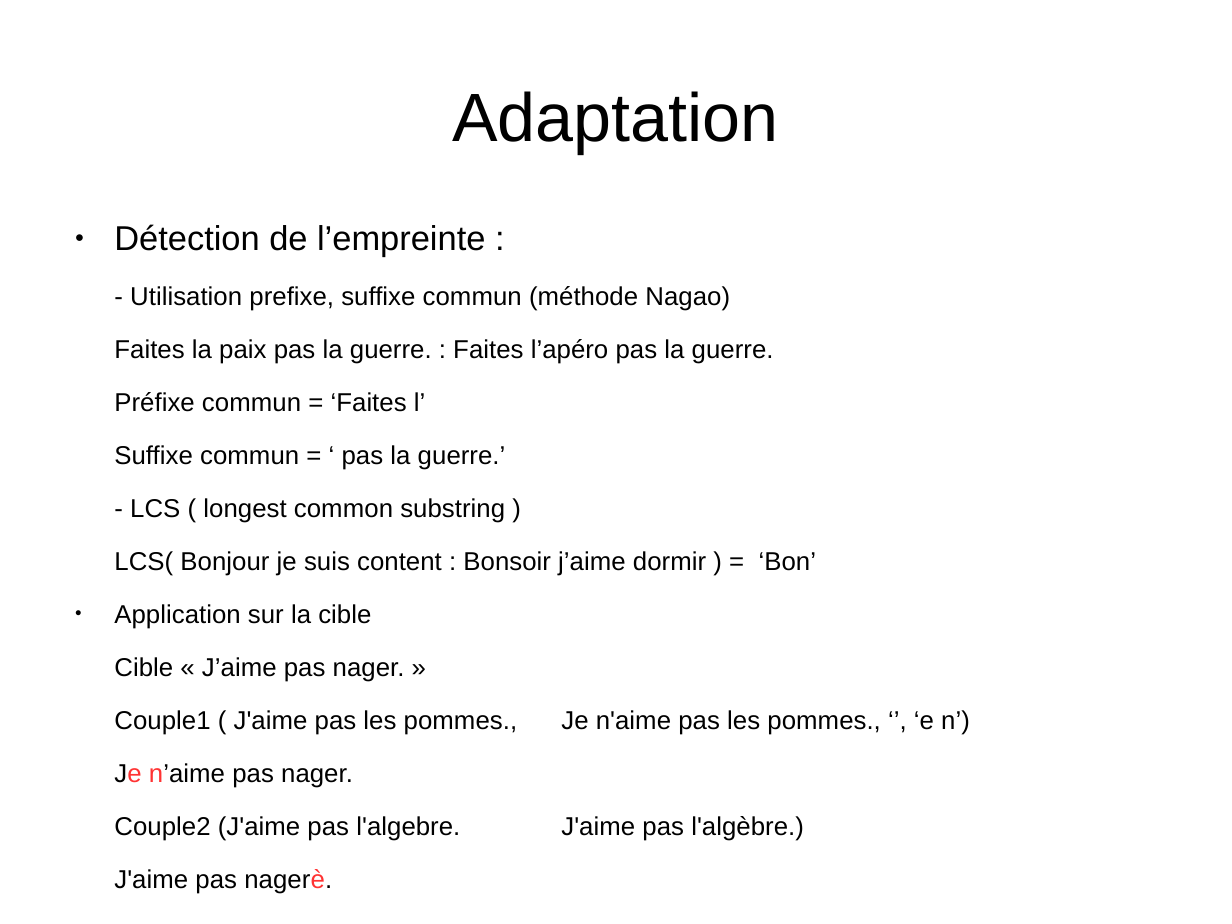
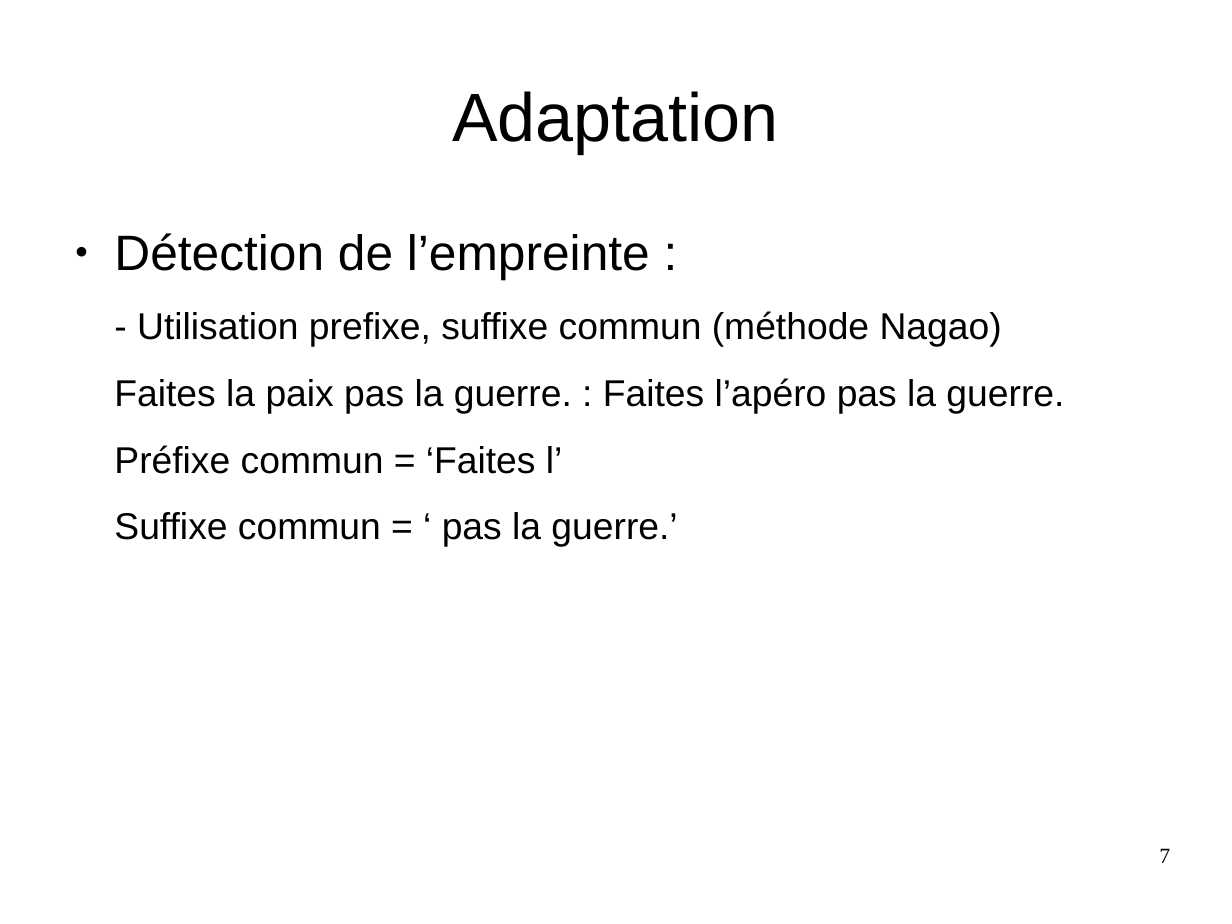
Before and after one commit to Sle3pingForest/StageL3, a slide deck: slide 7 of RapportAndre/pres.odp (slide 2 before the commit). Drawn at 1232x924 pixels with LibreOffice and Linux fonts; fonts in the diff are those of the drawing. Boxes give left, top, right and bottom in pixels: in the first picture for what was removed or moved away, otherwise in the second. Text is boxed around its words. In the diff, an @@ line names an element or a change of style, - is before the commit and + after.

```diff
--- a/RapportAndre/pres.odp
+++ b/RapportAndre/pres.odp
@@ text "Détection de l’empreinte :" at box(114, 233, 1064, 547): size 22.2 to 32 pt in "Détection de l’empreinte :"; size 16.6 to 24 pt in "- Utilisation prefixe, suffixe commun (méthode Nagao)", "Faites la paix pas la guerre. : ...", "Préfixe commun = ‘Faites l’", "Suffixe commun = ‘ pas la guerre.’" @@
@@ text at box(114, 498, 970, 894): paragraphs removed @@
-- LCS ( longest common substring )
-LCS( Bonjour je suis content : Bonsoir j’aime dormir ) = ‘Bon’
-● Application sur la cible
-Cible « J’aime pas nager. »
-Couple1 ( J'aime pas les pommes., Je n'aime pas les pommes., ‘’, ‘e n’)
-Je n’aime pas nager.
-Couple2 (J'aime pas l'algebre. J'aime pas l'algèbre.)
-J'aime pas nagerè.
@@ page number added at box(1159, 848, 1170, 863), 14 pt, text #000000 @@
+7
```
Also in this commit, not shown: 4 other slides changed, 5 slides added, 1 other file.
